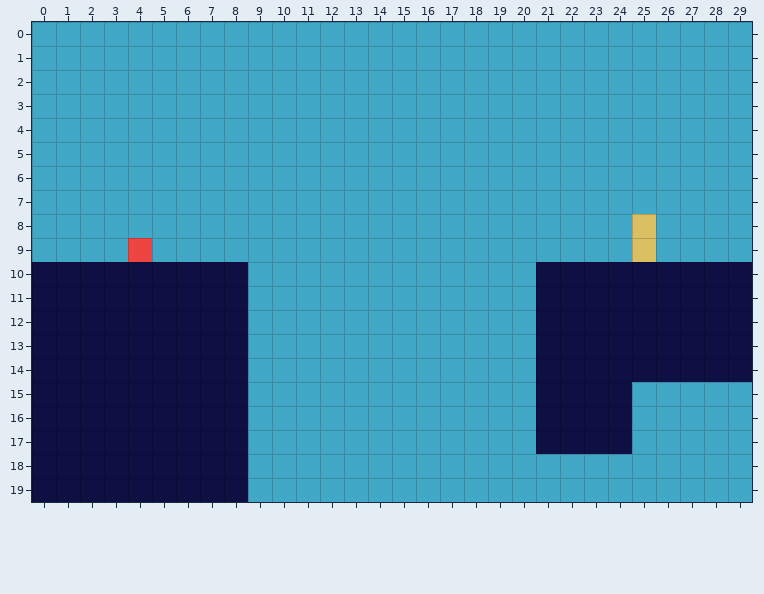
Two versions of a level (Tiled map, Levels/level3.tmx). Above is the file before it was changed.
Cells are 32x32 px. Shown: x 0..29, y 0..19.
New version:
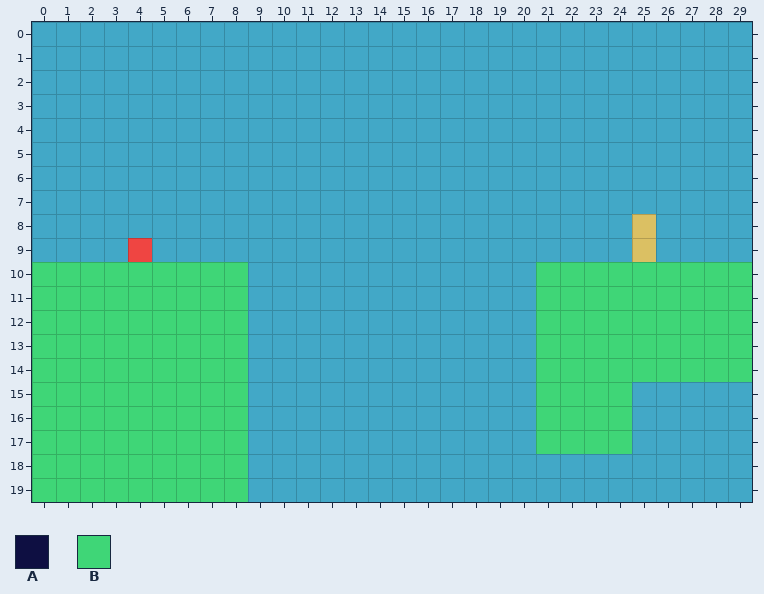
Key: from "tilemap": A 1, B 7.
_ is an empty cell.
Diff:
Layer "Kachelebene 1":
y 10..14: x 0..8 AAAAAAAAA -> BBBBBBBBB; x 21..29 AAAAAAAAA -> BBBBBBBBB
y 15..17: x 0..8 AAAAAAAAA -> BBBBBBBBB; x 21..24 AAAA -> BBBB
y 18..19: x 0..8 AAAAAAAAA -> BBBBBBBBB
